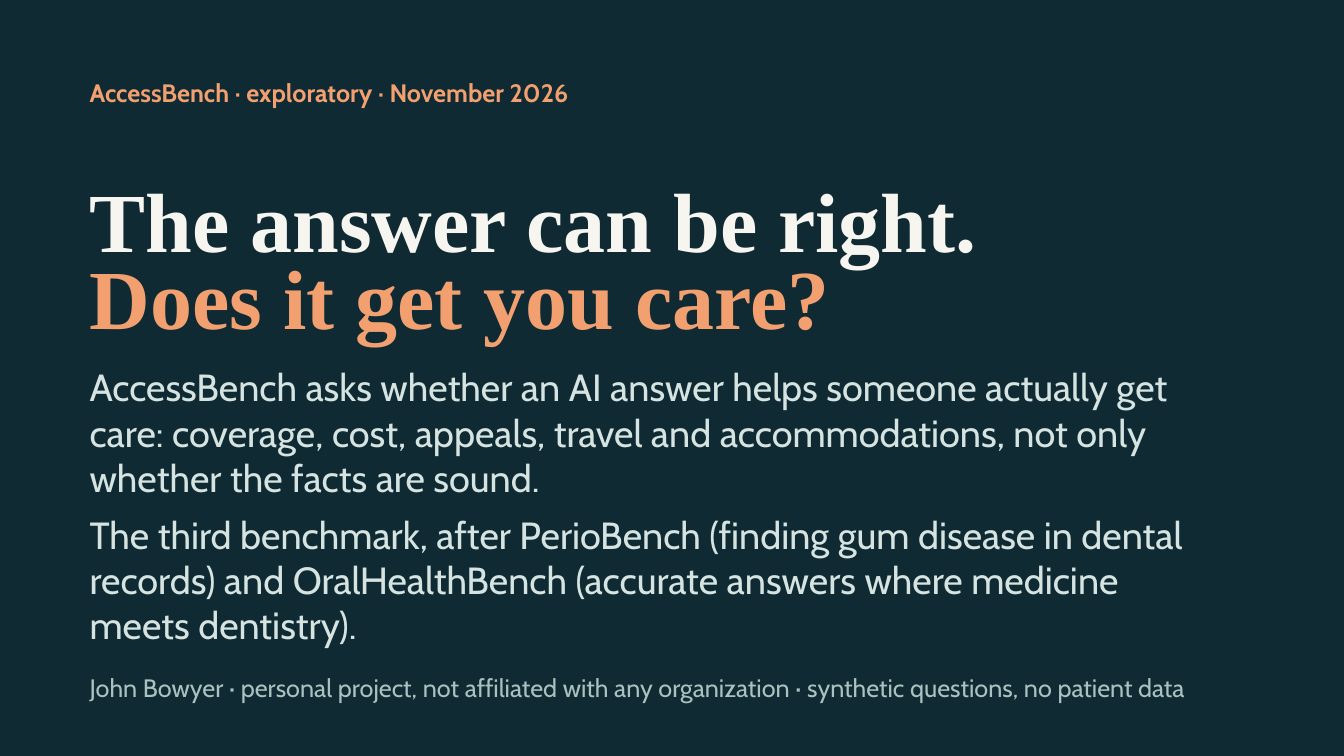
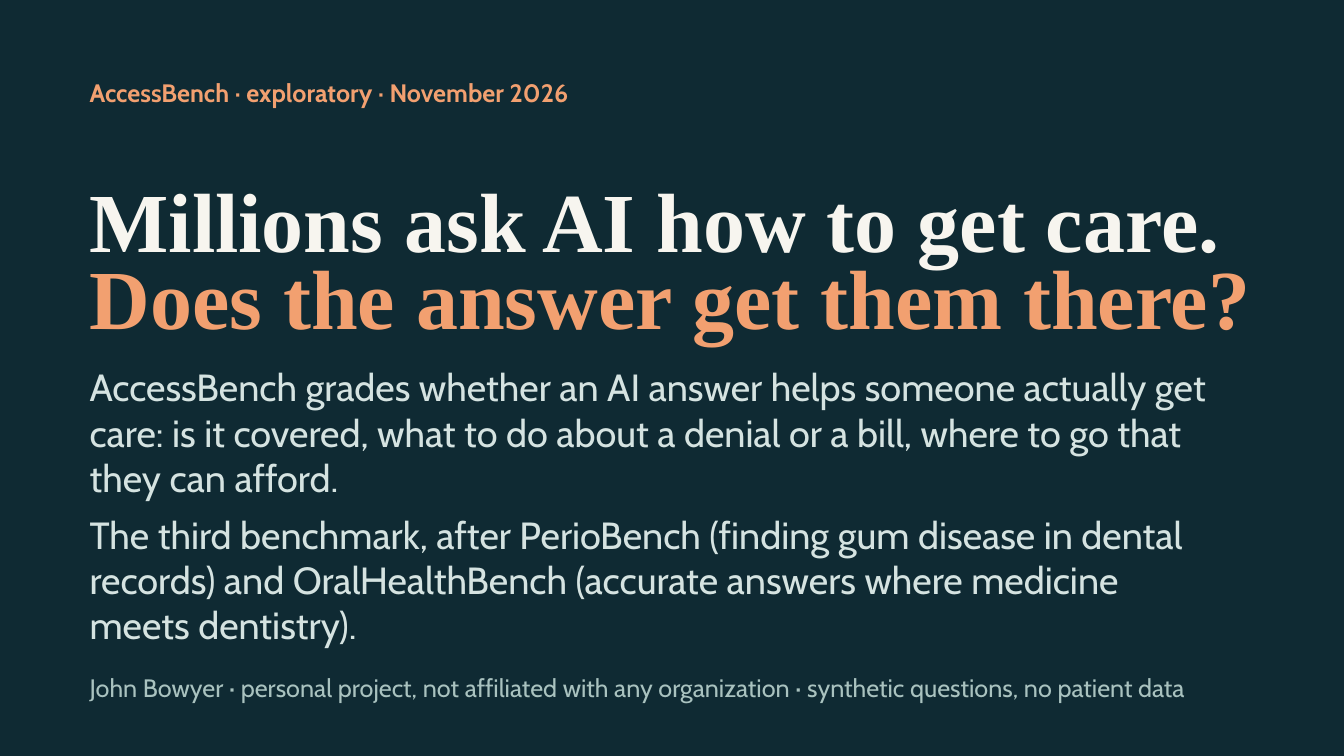
Before and after one commit to healthtransformationlab/health-transformation-lab-nlp, a slide deck: slide 1 of docs/access/access_bench.pptx. Drawn at 1344x756 pixels with LibreOffice and Linux fonts; fonts in the diff are those of the drawing. Boxes give left, top, right and bottom in pixels: in the first picture for what was removed or moved away, otherwise in the second. Text is boxed around its words. In the diff, an @@ line names an element or a change of style, - is before the commit and + after.

```diff
--- a/docs/access/access_bench.pptx
+++ b/docs/access/access_bench.pptx
@@ text at <box>90,193,1219,267</box>: text changed @@
-The answer can be right.
+Millions ask AI how to get care.
@@ text at <box>90,263,1250,344</box>: text changed @@
-Does it get you care?
+Does the answer get them there?
@@ text at <box>90,372,1206,501</box>: text changed @@
-AccessBench asks whether an AI answer helps someone actually get care: coverage, cost, appeals, travel and accommodations, not only whether the facts are sound.
+AccessBench grades whether an AI answer helps someone actually get care: is it covered, what to do about a denial or a bill, where to go that they can afford.
```
Also in this commit, not shown: 3 other slides changed, 4 slides added, 3 slides removed, 19 other files.
